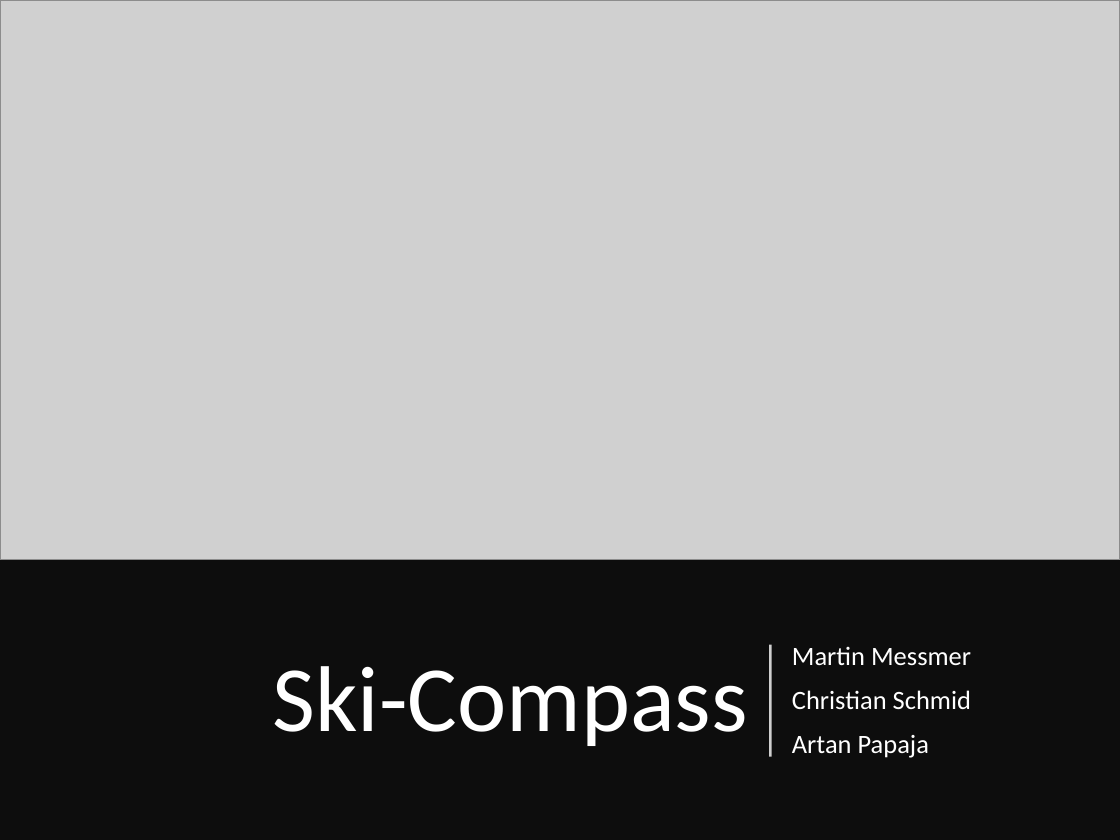
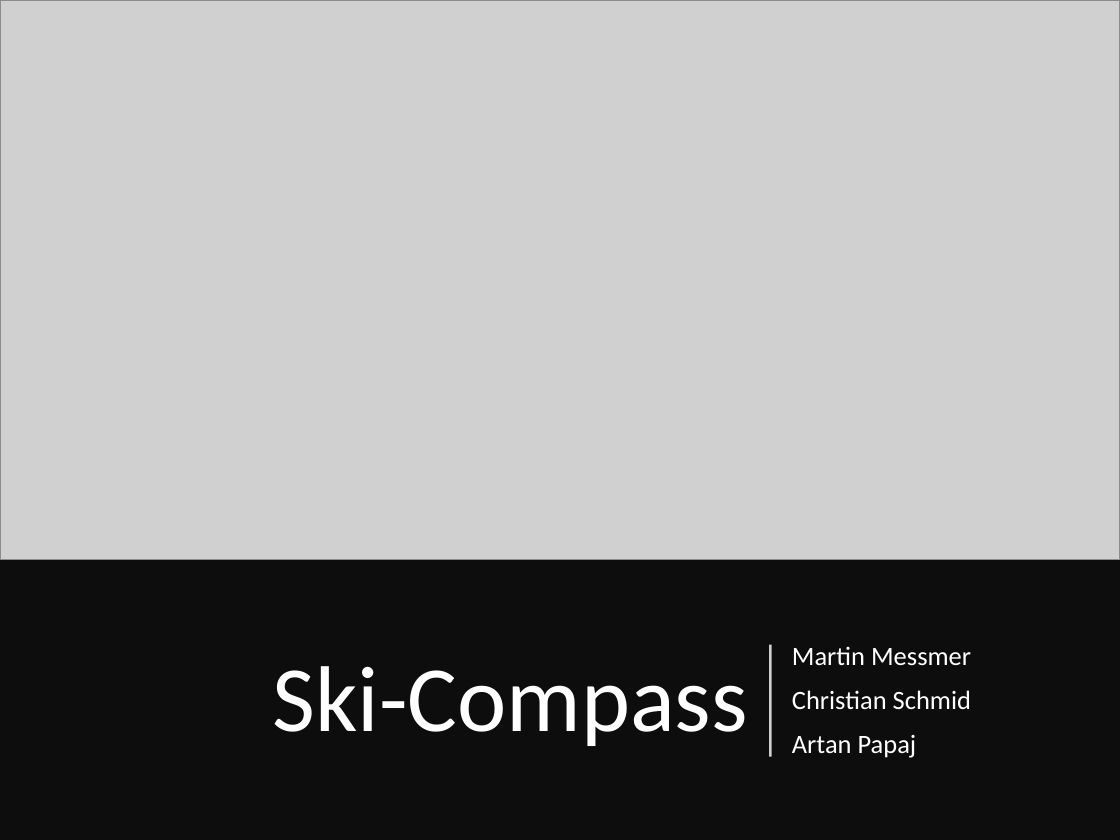
Before and after one commit to MSE-MobOP/Ski-Compass, a slide deck: slide 1 of Documents/Presentation/Presentation.pptx. Drawn at 1120x840 pixels with LibreOffice and Linux fonts; fonts in the diff are those of the drawing; grey boxes stand for pictures. Boxes give left, top, right and bottom in pixels: in the first picture for what was removed or moved away, otherwise in the second. Text is boxed around its words. In the diff, an @@ line names an element or a change of style, - is before the commit and + after.

```diff
--- a/Documents/Presentation/Presentation.pptx
+++ b/Documents/Presentation/Presentation.pptx
@@ subtitle at box(792, 735, 917, 758): text changed @@
-Artan Papaja
+Artan Papaj
```
Also in this commit, not shown: 4 other slides changed.
